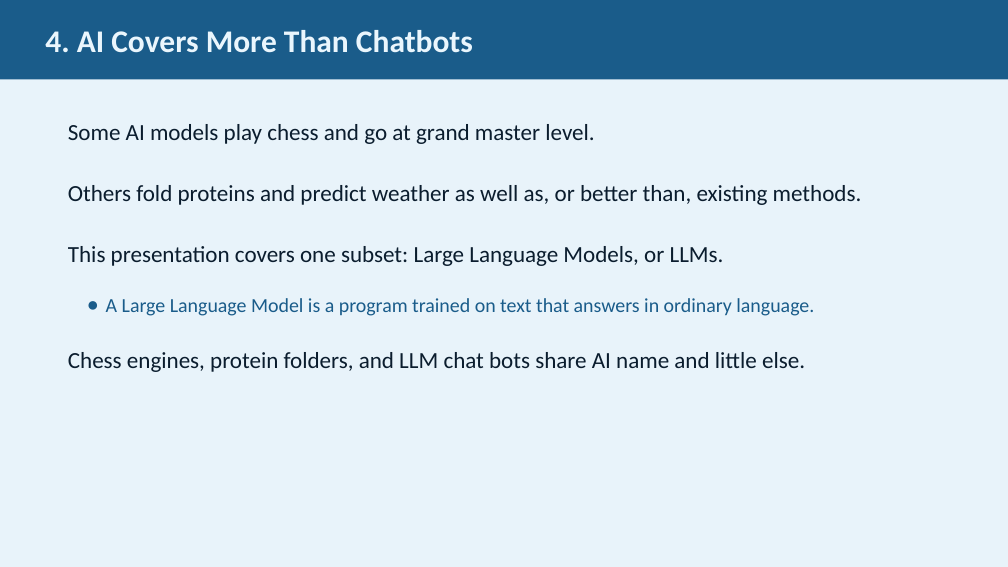
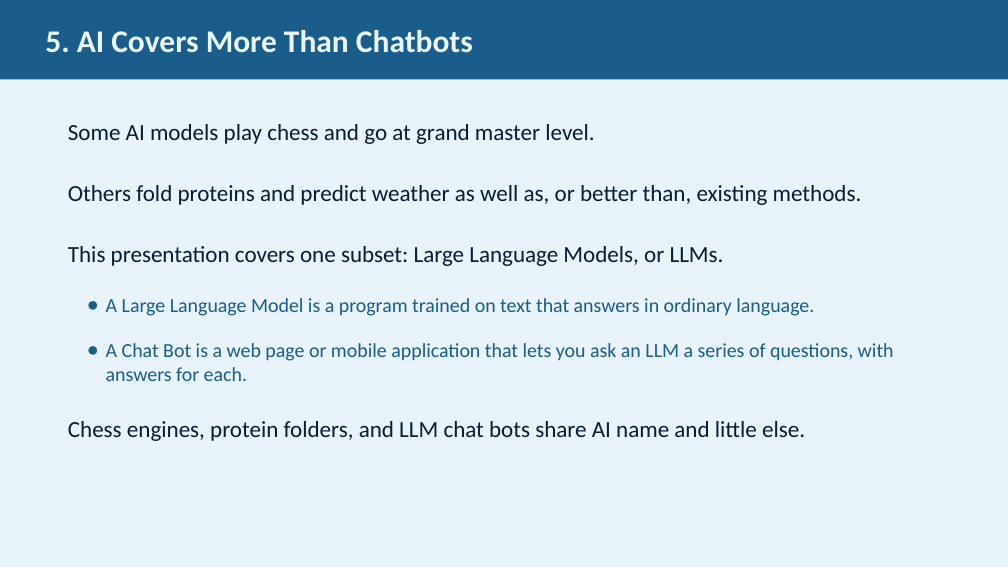
Before and after one commit to JimFawcett/NewSite, a slide deck: slide 5 of AI Presentation 2026/AI_Presentation.pptx (slide 4 before the commit). Drawn at 1008x567 pixels with LibreOffice and Linux fonts; fonts in the diff are those of the drawing. Boxes give left, top, right and bottom in pixels: in the first picture for what was removed or moved away, otherwise in the second. Text is boxed around its words. In the diff, an @@ line names an element or a change of style, - is before the commit and + after.

```diff
--- a/AI Presentation 2026/AI_Presentation.pptx
+++ b/AI Presentation 2026/AI_Presentation.pptx
@@ text in rectangle at [45,30,473,53]: text changed @@
-4. AI Covers More Than Chatbots
+5. AI Covers More Than Chatbots
@@ text at [106,343,894,381]: paragraph added @@
+  ● A Chat Bot is a web page or mobile application that lets you ask an LLM a series of questions, with answers for each.
```
Also in this commit, not shown: 31 other slides changed, 2 slides added.
